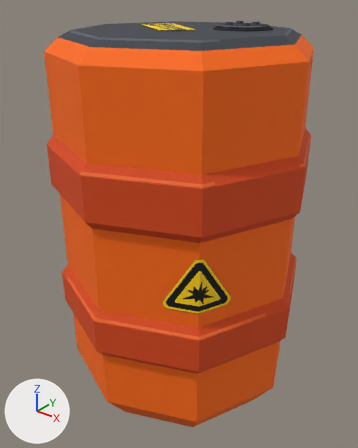
Two versions of the FBX model Art/Meshes/barrel/SM_Barrel.fbx, one commit apart.
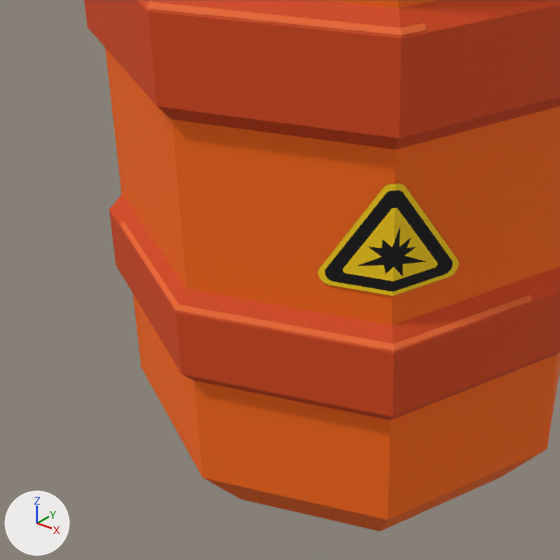
Each version is shown whole from a 50 mm camera at (101.3, -128.5, 144.7) aimed at (-0.5, -1.2, 65.7), then close up on the part from 3% to 78% of the width and 38% to 99% of the height. Arrows for +X, +Y and +Z are at lower left; the lights stay in place. The last two pictures show the newer version. Vertices at exactly the same position are counted once.

In view in the first close-up: 'SM_Barrel'.
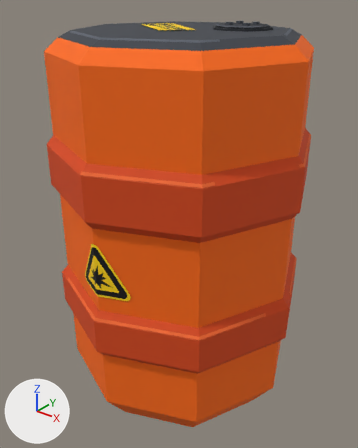
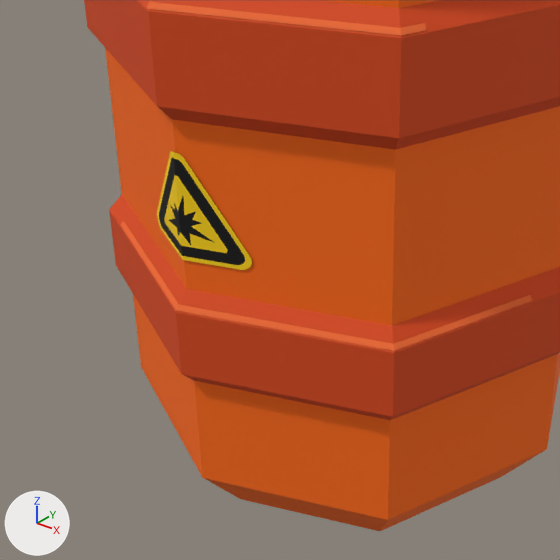
Where the change shows, as pixel boxes (x1, y1, x2, y2) in the close-ups (560 x 560 px; the box of a moved part takes in the faces that stretch with it):
part 1 of me_sm_barrel, moved or reshaped: before (318, 183, 459, 296); after (157, 151, 252, 270)

Edits to the bpy script that builds the scene:
```text
Change me_sm_barrel:
    where me_sm_barrel.from_pydata(...)  # 298 vertices, 204 faces; spans x -45.0..45.0, y -45.0..45.0, z 0.0..134.0
    used by ob_sm_barrel; location = (0.0, 0.0, 0.0)
    me_sm_barrel part 1: the loose piece of 6 vertices spanning x 16.6..35.9, y -35.9..-16.6, z 52.0..79.0 is turned -45 degrees about the z axis through the mesh origin
```
